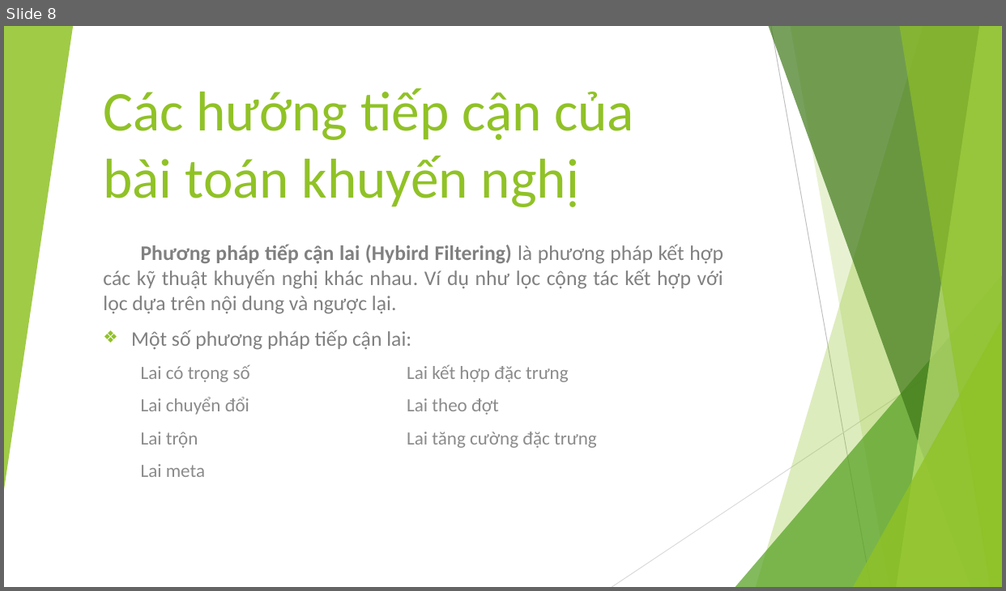
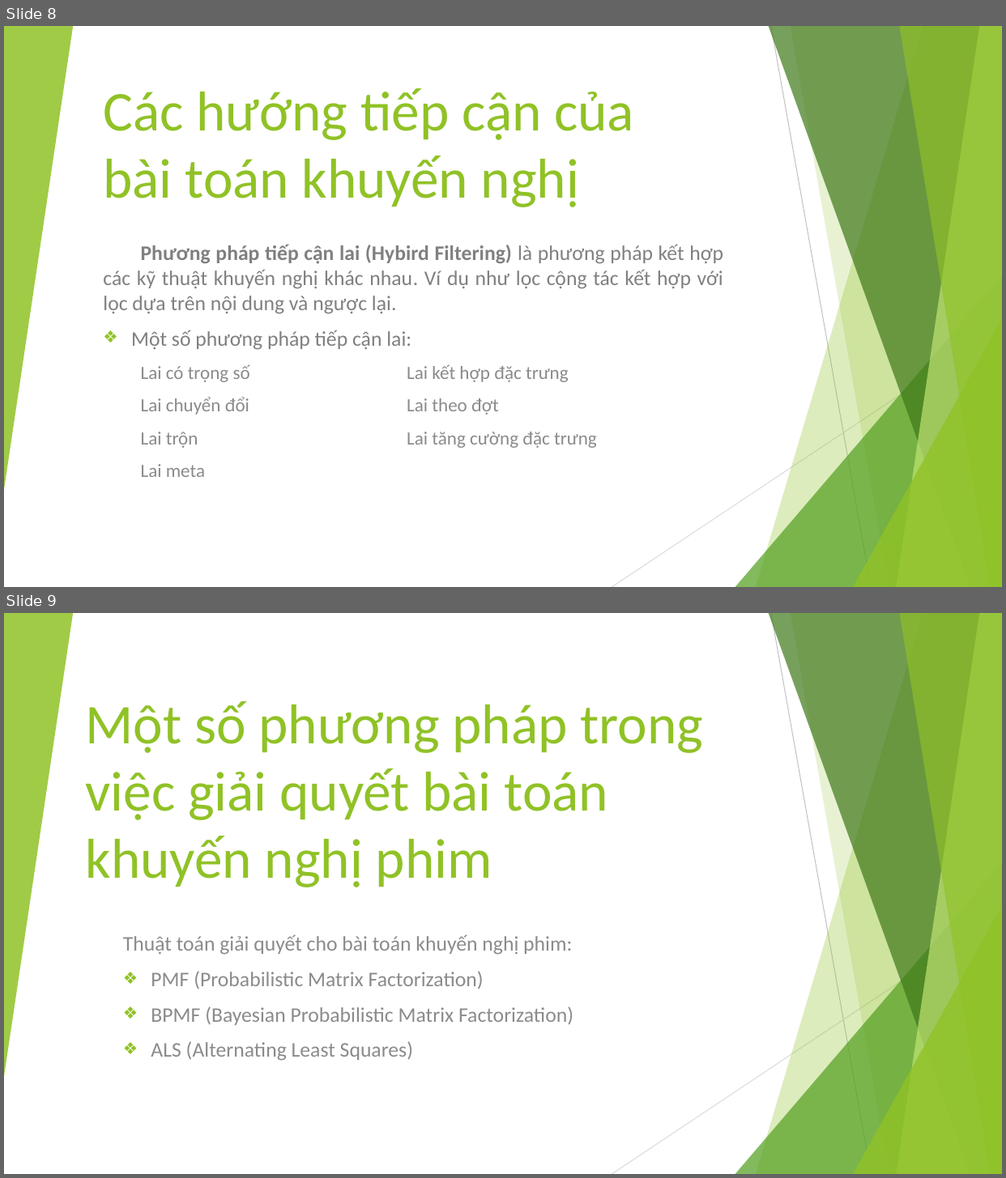
Before and after one commit to EdgarIgnite16/Specialized-Projects, a slide deck: DACN_ThuyetTrinh.pptx. Shown one above the other, each under a label of ours: slide 8 before the commit, slides 8 and 9 after it. The pictures are 1006x591 and 1006x1178 pixels, drawn with LibreOffice and Linux fonts; fonts in the diff are those of the drawing. Boxes give left, top, right and bottom in pixels: in the first picture for what was removed or moved away, otherwise in the second. Text is boxed around its words. In the diff, an @@ line names an element or a change of style, - is before the commit and + after.

```diff
--- a/DACN_ThuyetTrinh.pptx
+++ b/DACN_ThuyetTrinh.pptx
@@ slide 9 added at bbox=[4, 613, 1002, 1174], background #FFFFFF; not listed: 10 template elements that a slide beside it also shows @@
@@ title added at bbox=[86, 701, 704, 888], 54 pt, text #90C226 @@
+Một số phương pháp trong việc giải quyết bài toán khuyến nghị phim
@@ subtitle added at bbox=[123, 935, 573, 1061], 20 pt, text #8C8C8C @@
+  Thuật toán giải quyết cho bài toán khuyến nghị phim:
+  ❖ PMF (Probabilistic Matrix Factorization)
+  ❖ BPMF (Bayesian Probabilistic Matrix Factorization)
+  ❖ ALS (Alternating Least Squares)
```
